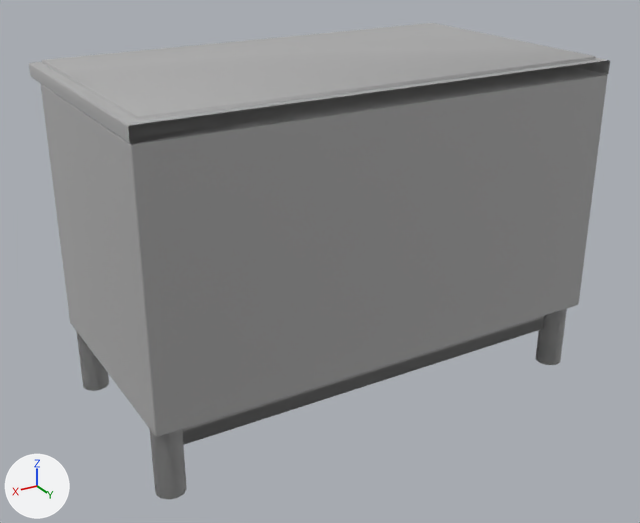
Two versions of the FBX model Assets/05_Models/Furnitures/LegoTable.fbx, one commit apart.
Camera for both pictures: a 50 mm lens placed at (6.791, 1.038, 0.71), pointed at (6.165, -0.005, 0.189). Every picture has the same lights, and +X, +Y and +Z are marked at lower left. Where no turn or scale is listed for an object, it has been applied to the vertices.

The first picture shows 'LegoTable'.
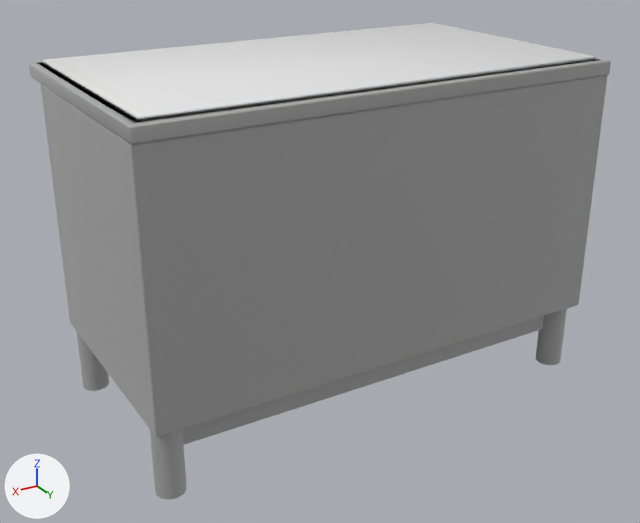
The newer file is also turned or shifted as a whole; pictures and numbers use the older file's frame.

Pixel boxes [x1, y1, x2, y2] of what changed, in the pictures (640 x 523 px):
'LegoTable', reshaped
    before: [29, 23, 610, 500]
    after: [29, 23, 611, 500]
part 1 of me_legotable_002, deleted
    before: [150, 429, 187, 500]
part 2 of me_legotable_002, deleted
    before: [536, 309, 567, 365]
part 3 of me_legotable_002, deleted
    before: [76, 331, 109, 391]
part 4 of me_legotable_002, deleted
    before: [182, 316, 544, 445]
part 5 of me_legotable_002, added
    after: [128, 60, 611, 144]
part 6 of me_legotable_002, recoloured
    both: [42, 23, 596, 121]

The edits, one by one:
Material 'LegoBoard' (mat_legoboard) is new.
Its base color is (0.8, 0.8, 0.8) (white #e7e7e7).
me_legotable_002 is used by ob_legotable; location (6.159, 0.009, 0.0).
me_legotable_002 had 524 vertices, 590 faces and spanned x -0.358..0.343, y -0.233..0.166, z 0.0..0.485.
me_legotable_002 now has 428 vertices, 452 faces and spans x -0.358..0.343, y -0.233..0.169, z 0.0..0.485.
me_legotable_002 part 1: the loose piece of 24 vertices spanning x 0.3..0.34, y 0.121..0.161, z 0.0..0.1 is deleted.
me_legotable_002 part 2: the loose piece of 24 vertices spanning x -0.35..-0.31, y 0.121..0.161, z 0.0..0.1 is deleted.
me_legotable_002 part 3: the loose piece of 24 vertices spanning x 0.3..0.34, y -0.179..-0.139, z 0.0..0.1 is deleted.
me_legotable_002 part 4: the loose piece of 16 vertices spanning x -0.33..0.32, y -0.159..0.141, z 0.06..0.1 is deleted.
Part 5, on me_legotable_002:
16 vertices are added at x -0.357..0.342, y 0.168..0.169, z 0.461..0.479.
22 new faces join them, mat_legotable_001 (its picture is missing).
me_legotable_002 part 6: 9 faces spanning x -0.343..0.328, y -0.217..0.154, z 0.48..0.485 switch from mat_legotable_001 (its picture is missing) to mat_legoboard (white #e7e7e7).
